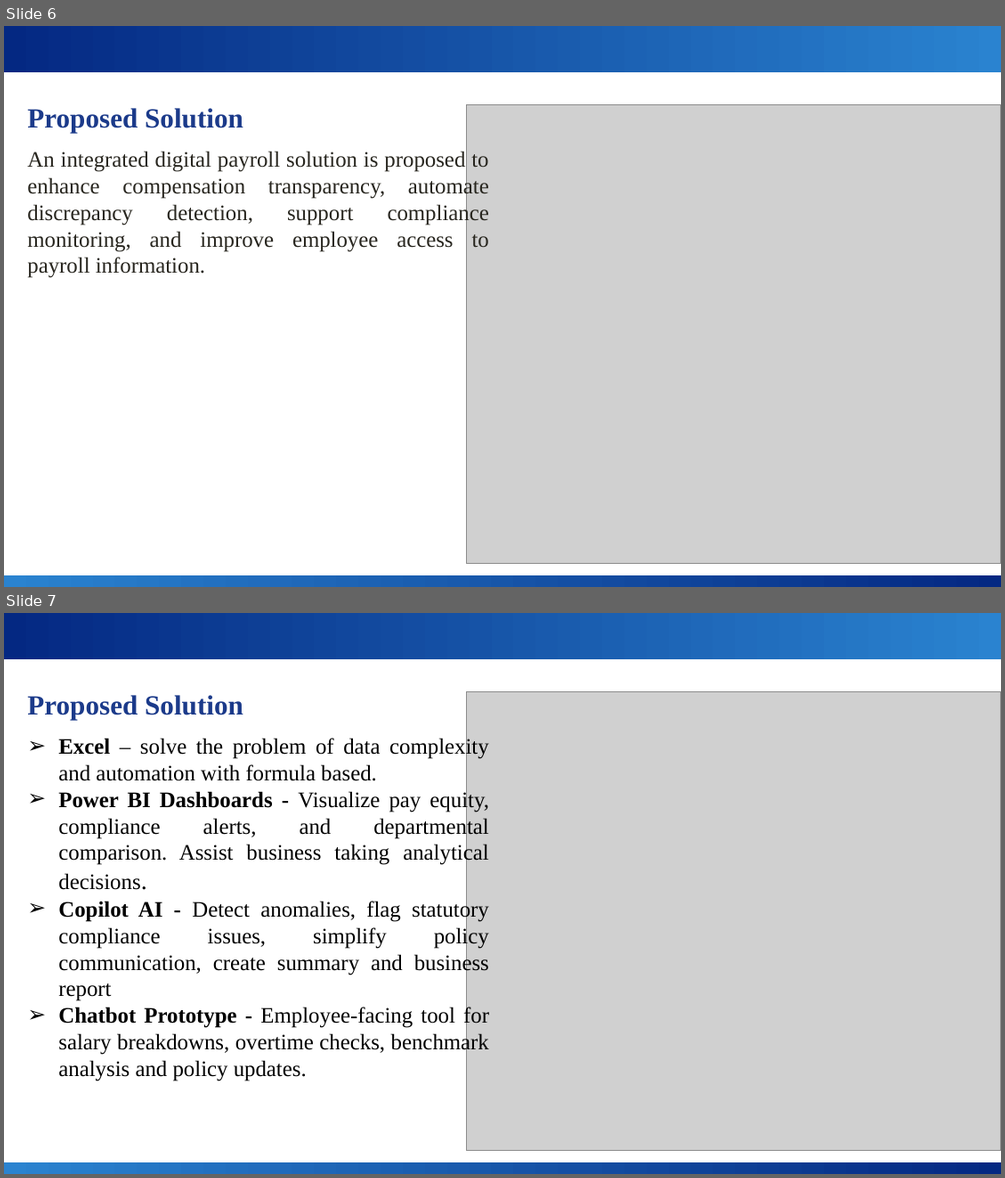
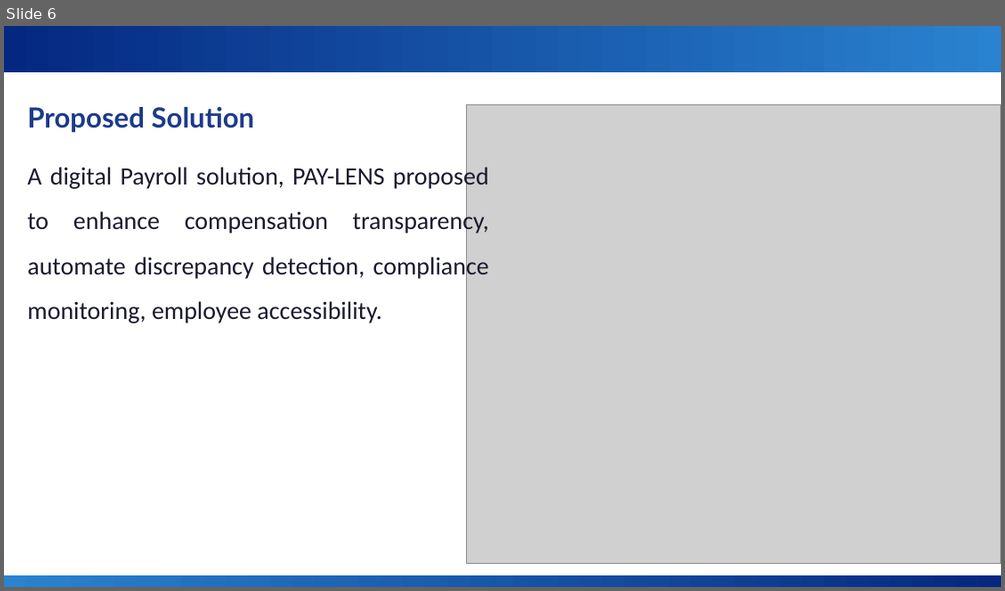
Before and after one commit to snehakhandelwal666-cmyk/sneha_project, a slide deck: PAY LENS - VISUALISING SALARY TRUTH WITH BI & AI.pptx. Shown one above the other, each under a label of ours: slides 6 and 7 before the commit, slide 6 after it. The pictures are 1005x1178 and 1005x591 pixels, drawn with LibreOffice and Linux fonts; fonts in the diff are those of the drawing; grey boxes stand for pictures; background and template pictures are left out. Boxes give left, top, right and bottom in pixels: in the first picture for what was removed or moved away, otherwise in the second. Text is boxed around its words. In the diff, an @@ line names an element or a change of style, - is before the commit and + after.

```diff
--- a/PAY LENS - VISUALISING SALARY TRUTH WITH BI & AI.pptx
+++ b/PAY LENS - VISUALISING SALARY TRUTH WITH BI & AI.pptx
@@ slide 7 removed at (4, 613, 1001, 1174), background #FFFFFF; not listed: 2 template elements that a slide beside it also shows @@
@@ picture removed at (467, 691, 1001, 1151) @@
@@ text removed at (27, 695, 243, 720) @@
-Proposed Solution
@@ text removed at (58, 736, 489, 1081) @@
-➢ Excel – solve the problem of data complexity and automation with formula based.
-➢ Power BI Dashboards - Visualize pay equity, compliance alerts, and departmental comparison. Assist business taking analytical decisions.
-➢ Copilot AI - Detect anomalies, flag statutory compliance issues, simplify policy communication, create summary and business report
-➢ Chatbot Prototype - Employee-facing tool for salary breakdowns, overtime checks, benchmark analysis and policy updates.
@@ slide 6 changed as well @@
@@ text "Proposed Solution" at (27, 107, 255, 133): font Times New Roman to Lato @@
@@ text at (27, 164, 489, 323): text changed; size 16 to 18 pt; font Times New Roman to Calibri; text colour #27251E to #1A1A2E @@
-An integrated digital payroll solution is proposed to enhance compensation transparency, automate discrepancy detection, support compliance monitoring, and improve employee access to payroll information.
+A digital Payroll solution, PAY-LENS proposed to enhance compensation transparency, automate discrepancy detection, compliance monitoring, employee accessibility.
```
Also in this commit, not shown: 9 other slides changed, 3 slides added, 3 other slides removed.
